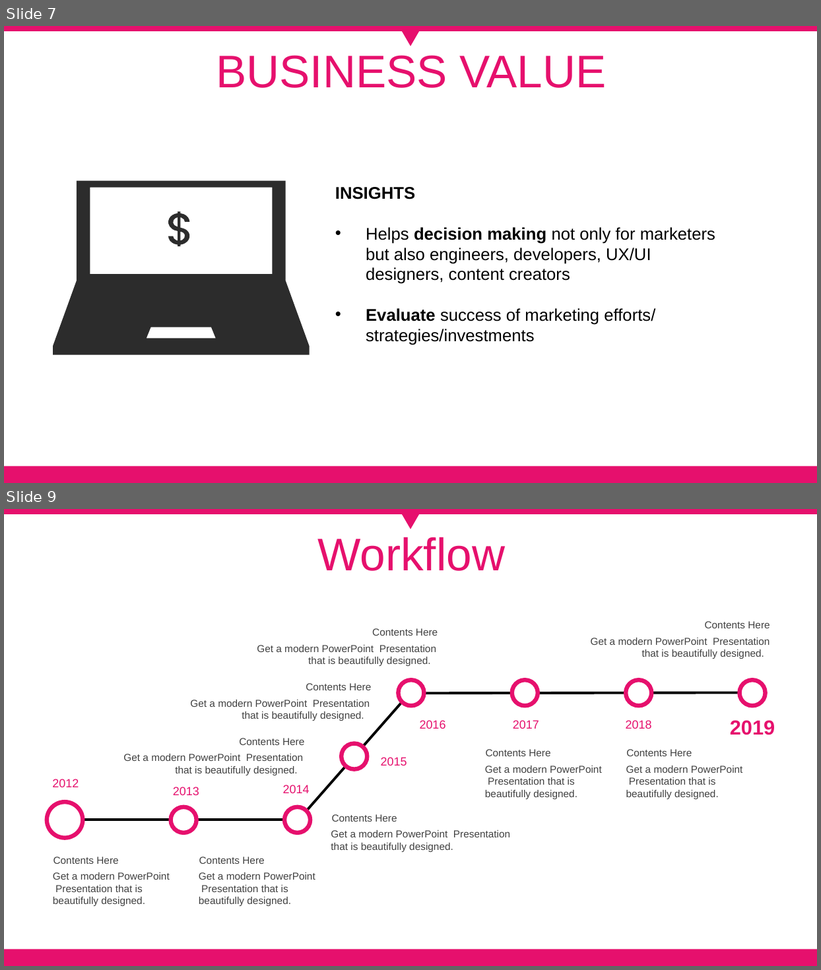
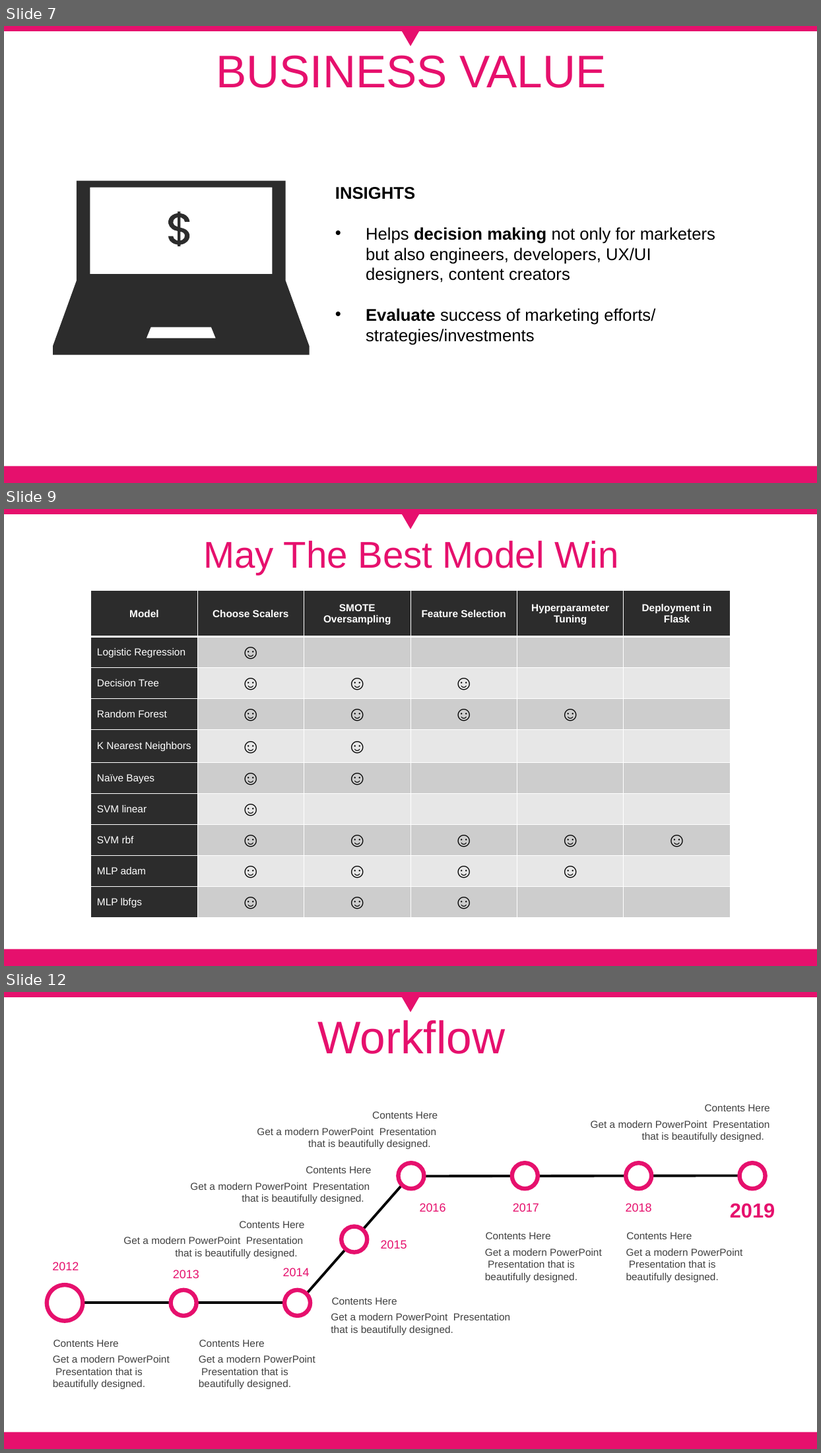
Before and after one commit to gtanubrata/Predicting-Buying-Session, a slide deck: Pitch.pptx. Shown one above the other, each under a label of ours: slides 7 and 9 before the commit, slides 7, 9 and 12 after it; the slides between them are not shown. The pictures are 821x970 and 821x1453 pixels, drawn with LibreOffice and Linux fonts; fonts in the diff are those of the drawing; background and template pictures are left out. Boxes give left, top, right and bottom in pixels: in the first picture for what was removed or moved away, otherwise in the second. Text is boxed around its words. In the diff, an @@ line names an element or a change of style, - is before the commit and + after.

```diff
--- a/Pitch.pptx
+++ b/Pitch.pptx
@@ slide 9 added at bbox=[4, 509, 817, 966], background #FFFFFF; not listed: 3 template elements that a slide beside it also shows @@
@@ text added at bbox=[203, 541, 618, 574], 44 pt, text #E6106D @@
+May The Best Model Win
@@ table added at bbox=[91, 591, 732, 918], 10 rows, 6 columns @@
+Model | Choose Scalers | SMOTE Oversampling | Feature Selection | Hyperparameter Tuning | Deployment in Flask
+Logistic Regression | ☺ |  |  |  | 
+Decision Tree | ☺ | ☺ | ☺ |  | 
+Random Forest | ☺ | ☺ | ☺ | ☺ | 
+K Nearest Neighbors | ☺ | ☺ |  |  | 
+Naïve Bayes | ☺ | ☺ |  |  | 
+SVM linear | ☺ |  |  |  | 
+SVM rbf | ☺ | ☺ | ☺ | ☺ | ☺
+MLP adam | ☺ | ☺ | ☺ | ☺ | 
+MLP lbfgs | ☺ | ☺ | ☺ |  | 
@@ what was slide 9 is now slide 12 @@
```
Also in this commit, not shown: 1 slide changed, 2 other slides added, 2 slides removed, 1 other file.
